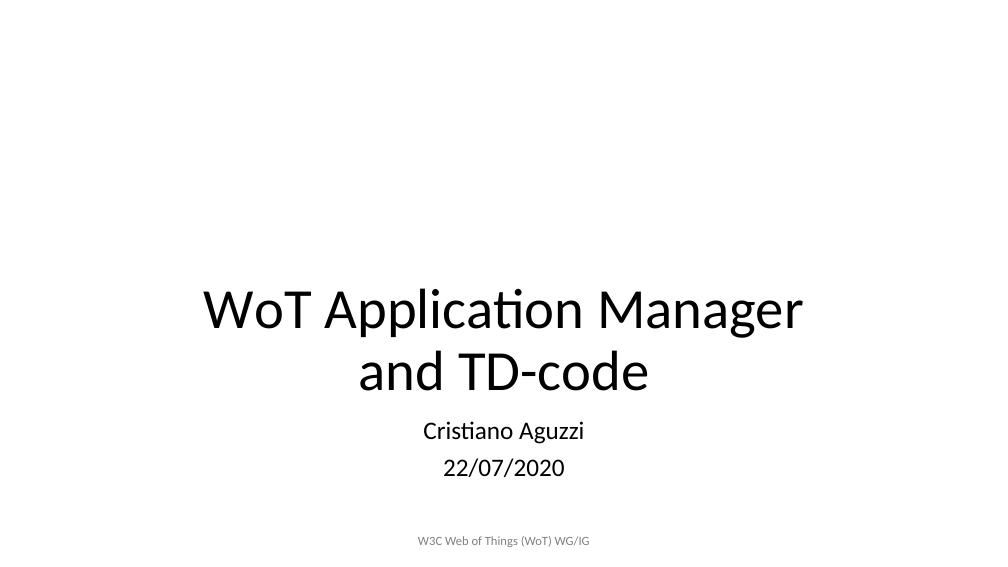
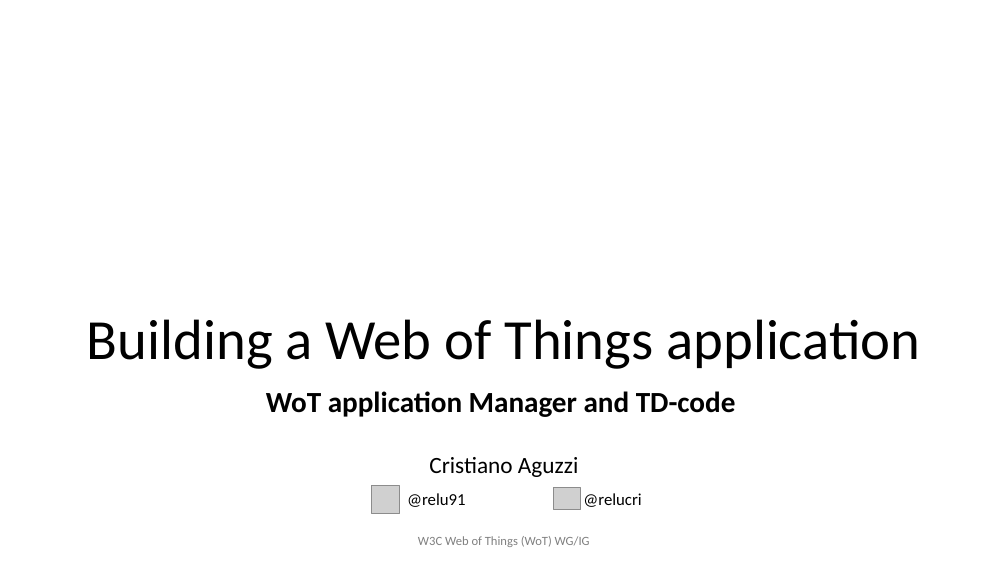
Before and after one commit to w3c/wot-marketing, a slide deck: slide 1 of docs/developers/WoT Application Manager.pptx. Drawn at 1008x567 pixels with LibreOffice and Linux fonts; fonts in the diff are those of the drawing; grey boxes stand for pictures; background and template pictures are left out. Boxes give left, top, right and bottom in pixels: in the first picture for what was removed or moved away, otherwise in the second. Text is boxed around its words. In the diff, an @@ line names an element or a change of style, - is before the commit and + after.

Commit message:
Add wot application Manager video and new slides.

```diff
--- a/docs/developers/WoT Application Manager.pptx
+++ b/docs/developers/WoT Application Manager.pptx
@@ title at box(87, 319, 920, 369): text changed @@
-WoT Application Manager
-and TD-code
+Building a Web of Things application
@@ subtitle "WoT application Manager and TD-code": place and size @@
-subtitle "WoT application Manager and TD-code" at box(423, 421, 584, 477)
+subtitle "WoT application Manager and TD-code" at box(266, 391, 736, 477)
@@ subtitle at box(266, 391, 736, 417): paragraph added @@
+WoT application Manager and TD-code
@@ subtitle at box(429, 457, 578, 477): size 24 to 22.2 pt in "Cristiano Aguzzi"; line spacing 0.9 to 0.7 @@
@@ subtitle at box(443, 458, 565, 477): paragraph removed @@
-22/07/2020
@@ picture added at box(372, 486, 400, 514) @@
@@ text added at box(407, 493, 466, 507), 16 pt, text #000000 @@
+@relu91
@@ picture added at box(554, 488, 580, 510) @@
@@ text added at box(583, 493, 641, 507), 16 pt, text #000000 @@
+@relucri
```
Also in this commit, not shown: 6 other slides changed, 2 slides added, 3 other files.
